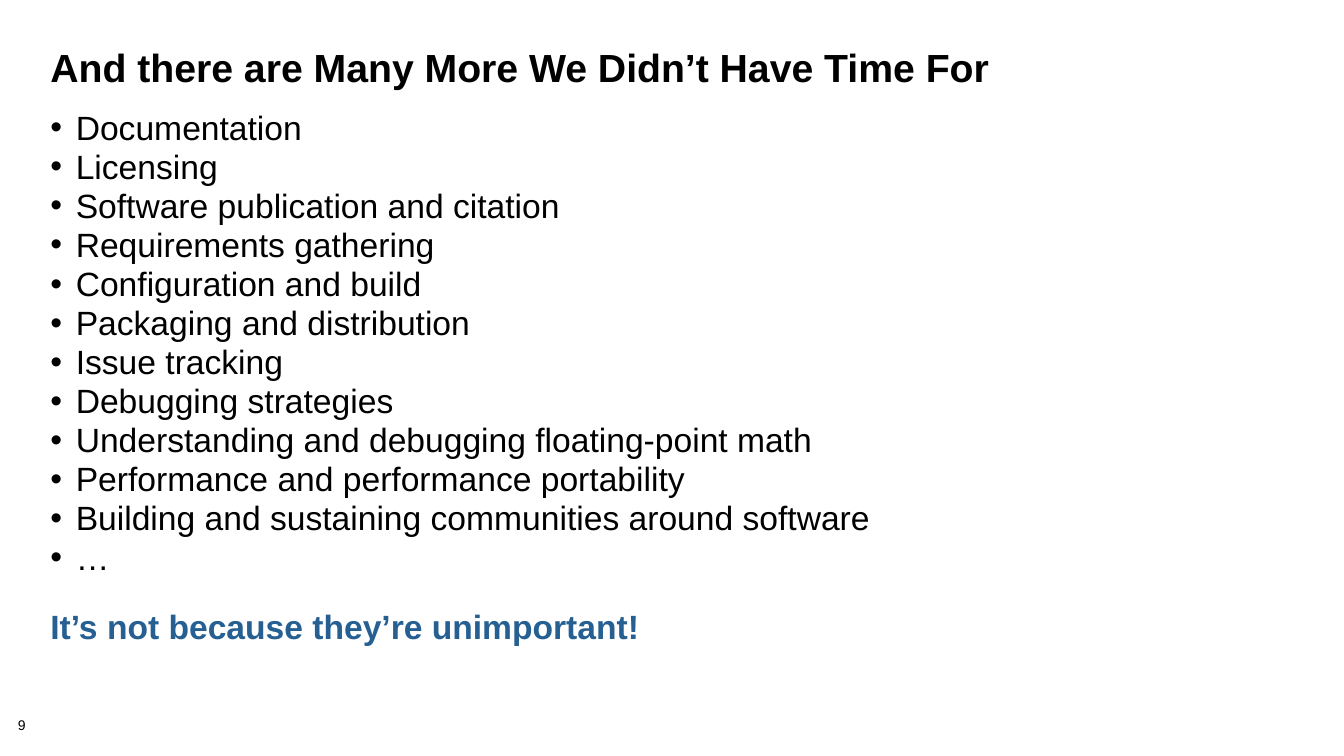
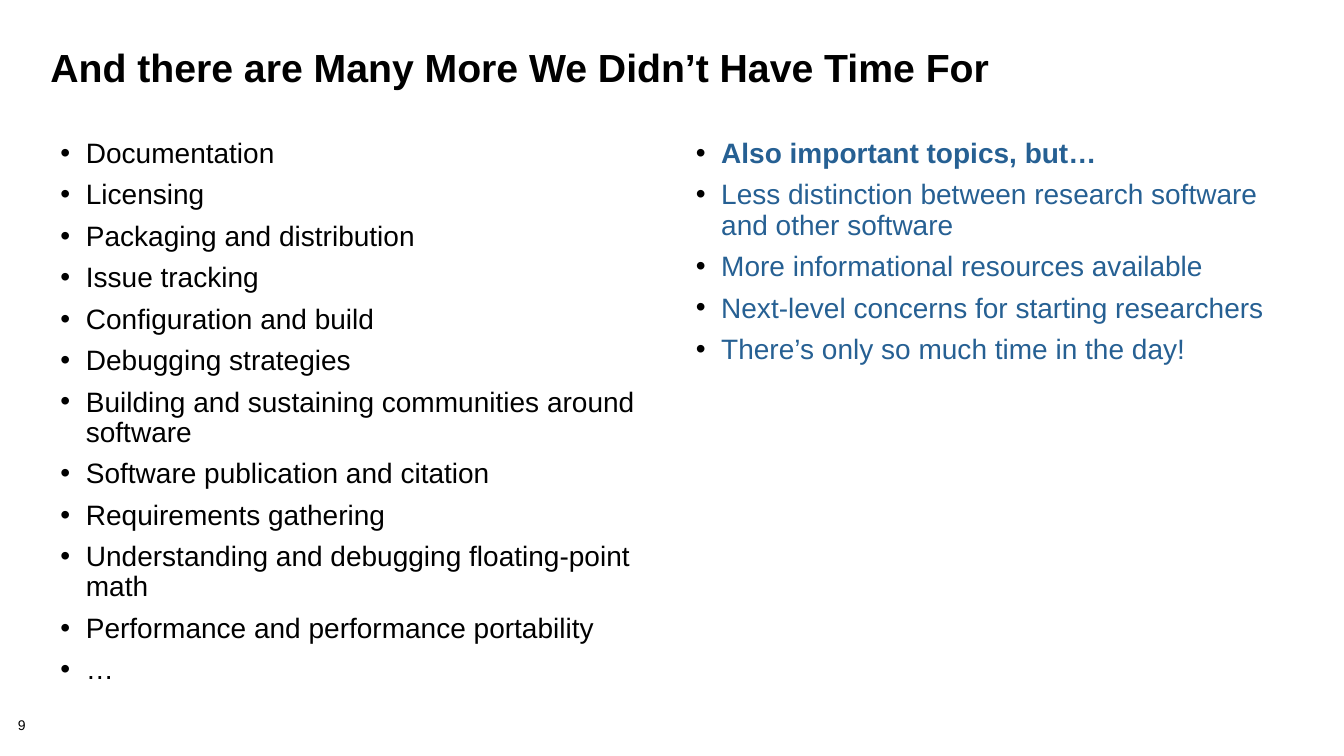
Before and after one commit to betterscientificsoftware/bssw-tutorial, a slide deck: slide 9 of presentations/summary.pptx. Drawn at 1344x756 pixels with LibreOffice and Linux fonts; fonts in the diff are those of the drawing; background and template pictures are left out. Boxes give left, top, right and bottom in pixels: in the first picture for what was removed or moved away, otherwise in the second. Text is boxed around its words. In the diff, an @@ line names an element or a change of style, - is before the commit and + after.

Commit message:
Updates from dry-run

```diff
--- a/presentations/summary.pptx
+++ b/presentations/summary.pptx
@@ text "Documentation": place and size @@
-text "Documentation" at box(50, 115, 870, 646)
+text "Documentation" at box(86, 142, 634, 643)
@@ text at box(86, 142, 629, 643): size 24 to 20 pt in "Documentation", "Licensing", "Software publication and citation", "Requirements gathering" and 3 more places; more space between paragraphs @@
@@ text added at box(721, 142, 1263, 364), 20 pt, text #266093 @@
+• Also important topics, but…
+• Less distinction between research software and other software
+• More informational resources available
+• Next-level concerns for starting researchers
+• There’s only so much time in the day!
@@ text at box(86, 225, 634, 443): paragraphs added @@
+• Packaging and distribution
+• Issue tracking
+• Configuration and build
+• Debugging strategies
+• Building and sustaining communities around software
@@ text at box(76, 271, 469, 420): paragraphs removed @@
-• Configuration and build
-• Packaging and distribution
-• Issue tracking
-• Debugging strategies
@@ text at box(76, 505, 870, 537): paragraph removed @@
-• Building and sustaining communities around software
@@ text at box(50, 614, 639, 646): paragraph removed @@
-It’s not because they’re unimportant!
```
Also in this commit, not shown: 2 other slides changed.
